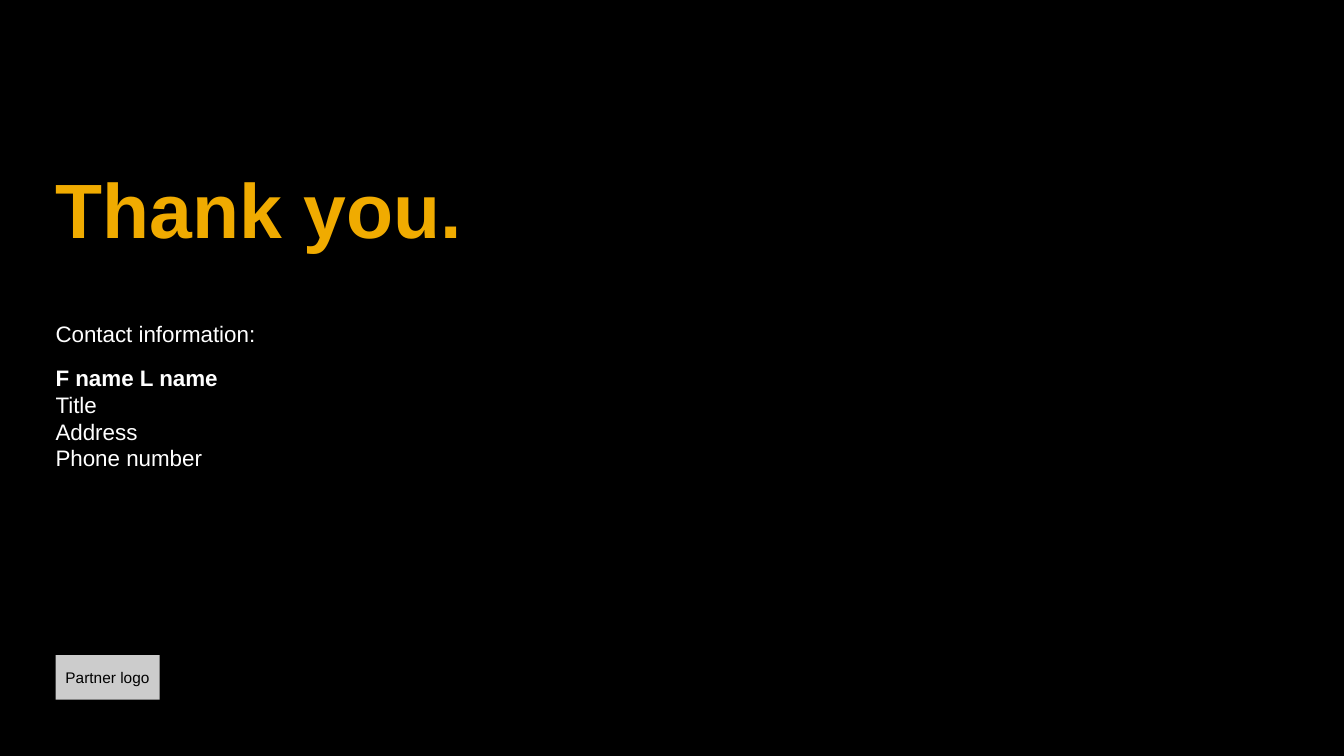
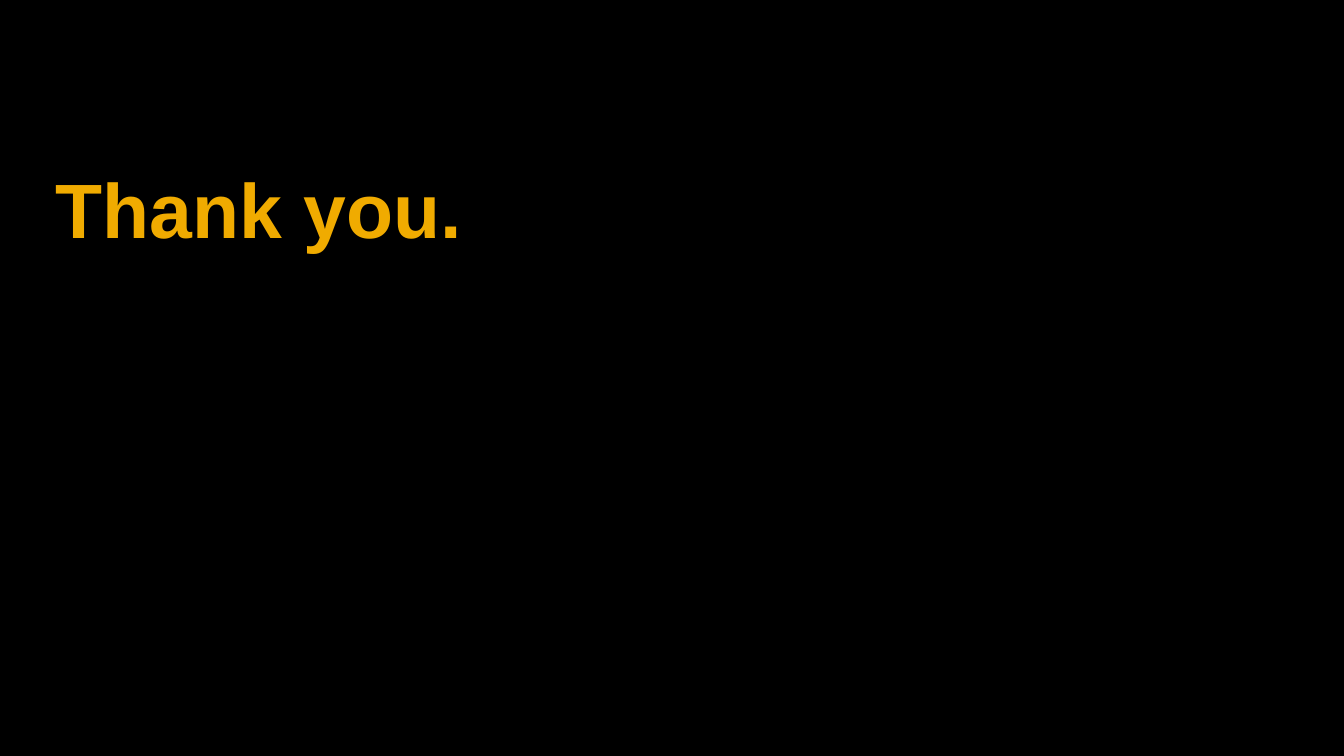
Before and after one commit to SherwinVarghese/Machine-Learning-TechknowSchool, a slide deck: slide 14 of Intro To ML and Data Science/Overview.pptx. Drawn at 1344x756 pixels with LibreOffice and Linux fonts; fonts in the diff are those of the drawing; background and template pictures are left out. Boxes give left, top, right and bottom in pixels: in the first picture for what was removed or moved away, otherwise in the second. Text is boxed around its words. In the diff, an @@ line names an element or a change of style, - is before the commit and + after.

```diff
--- a/Intro To ML and Data Science/Overview.pptx
+++ b/Intro To ML and Data Science/Overview.pptx
@@ text removed at [56,325,256,467] @@
-Contact information:
-  F name L name
-  Title
-  Address
-  Phone number
@@ rectangle removed at [55,655,159,699] @@
-Partner logo
```
Also in this commit, not shown: 9 other slides changed, 3 slides added, 3 slides removed.
